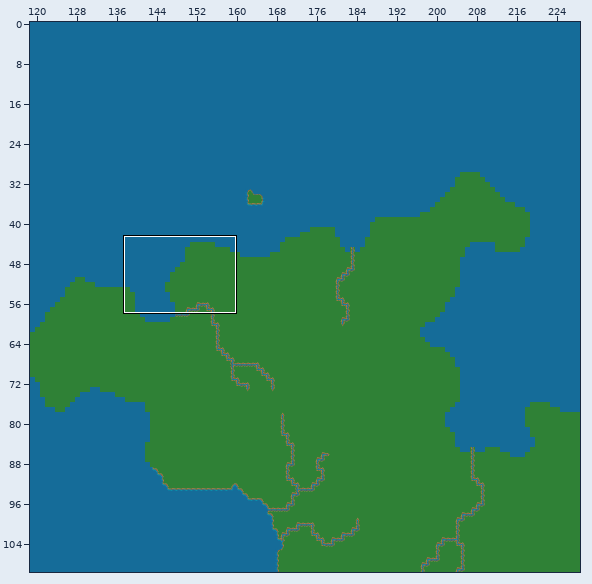
An edit to a level. Tiled map, Narivia.Data/Worlds/narivia/world.tmx. The first picture is a wide view before the edit; the outline marks the close-up.
Close-up. Before the edit:
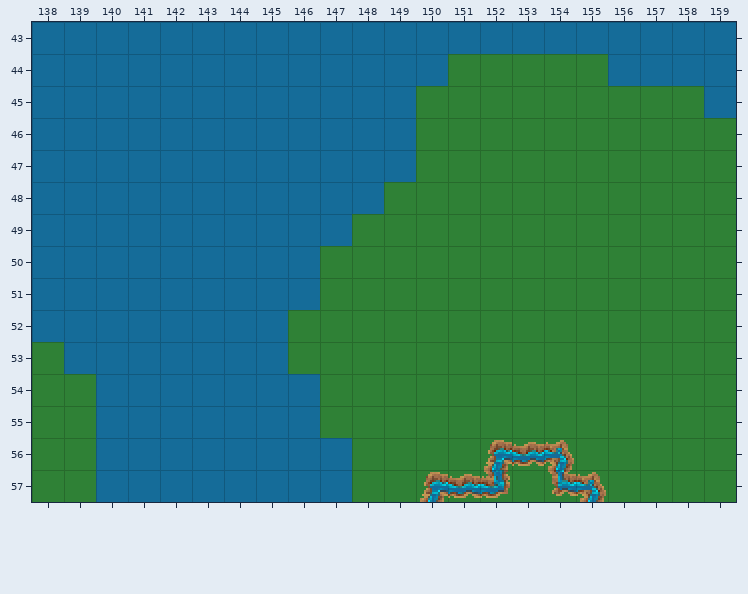
Cells are 16x16 px. Shown: x 138..159, y 43..57. The commit also changed other parts of the map, which this record leaves out.
The same view after the edit:
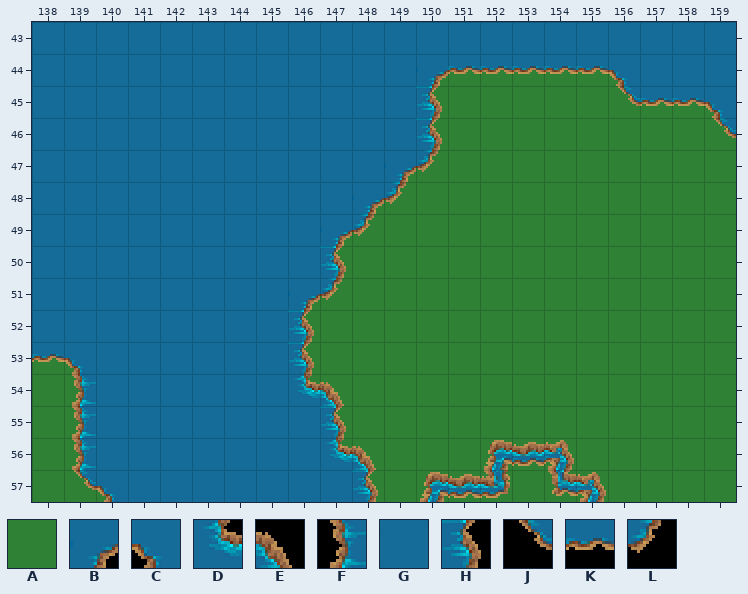
Key: from "grass": A 10; from "water": B 1, C 2, D 4, E 8, F 9, G 10, H 11, J 12, K 13, L 14.
_ is an empty cell, . an unchanged one.
Edits made:
--- layer "Grass"
@@ x 150..159 @@
-44 _....._...
-45 ........._
+44 A.....A...
+45 .........A
@@ x 147..149 @@
-47 .._
-48 ._.
-49 _..
+47 ..A
+48 .A.
+49 A..
@@ x 146..146 @@
-51 _
+51 A
@@ x 139..146 @@
-53 _.......
-54 ......._
+53 A.......
+54 .......A
@@ x 140..147 @@
-56 ......._
-57 _.......
+56 .......A
+57 A.......
--- layer "Water Bodies"
@@ x 138..159 @@
-44 ............G_____G...
-45 ............_.....___G
-46 ............_........_
-47 ...........G_.........
-48 ..........G_..........
-49 .........G_...........
-50 ........._............
-51 ........G_............
-52 ........_.............
-53 _G......_.............
-54 ._......G_............
-55 ._......._............
-56 ._.......G_...........
-57 ._G......._...........
+44 ............BKKKKKC...
+45 ............H.....JKKC
+46 ............H........J
+47 ...........BL.........
+48 ..........BL..........
+49 .........BL...........
+50 .........H............
+51 ........BL............
+52 ........H.............
+53 KC......H.............
+54 .F......DE............
+55 .F.......H............
+56 .F.......DE...........
+57 .JC.......H...........
Boxes around the changes in both close-ups, in picture pixels (x1, y1, x2, y2):
changed: (288, 54, 736, 502)
changed: (32, 342, 116, 502)
